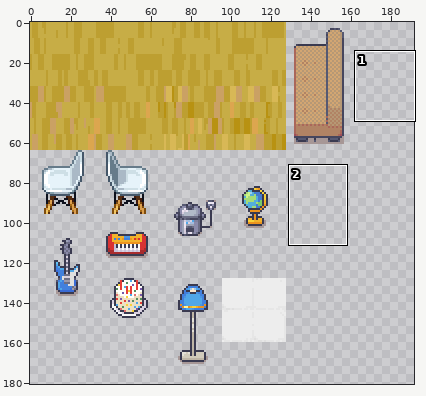
Sprite sheet: tileset_hs18.png. Above, an overview of the earlier version with the close-up marked.
Close-up. Earlier state:
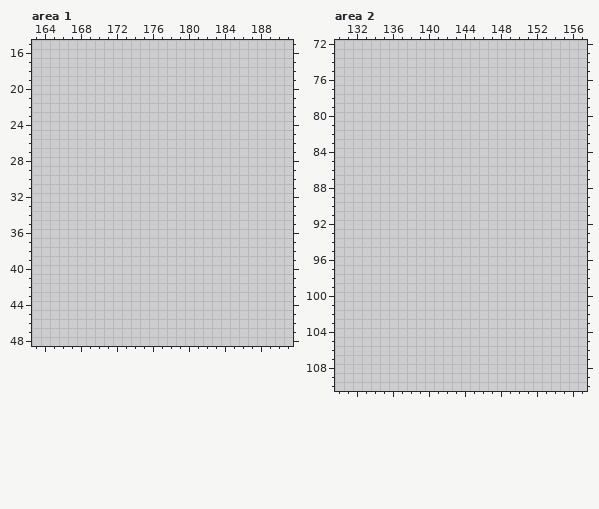
The file is 192x192 pixels. Colours within 5 levels of each other are drawn and written as one. Shown: area 1: x 163..191, y 15..48; area 2: x 130..157, y 72..110. The wide view leaves out empty margins. The commit also changed other parts of the picture, which this record leaves out.
Palette (. is transparent): 
After:
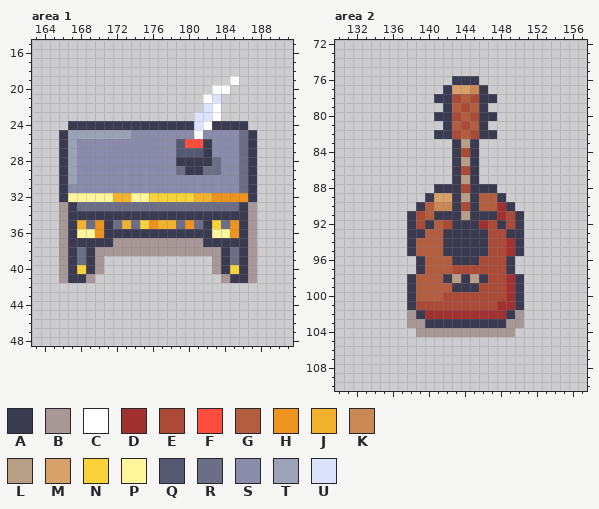
Colours new in this view: A #3a3a50  B #a79796  C #ffffff  D #a13030  E #ab4a36  F #ff4e3e  G #b35e3f  H #ed931e  J #f2b22b  K #ca8854  L #b99e86  M #d9a16a  N #f8d239  P #fff59a  Q #565972  R #6c6e85  S #8b8bab  T #9da3b7  U #dbe3ff
Diff:
Changed rows in their new state; - is an unchanged pixel.
Area 1:
first column x 166:
19 -------------------C--
20 -----------------CC---
21 ----------------CU----
22 ----------------UC----
23 ---------------UUC----
24 -AAAAAAAAAAAAAAUCAAAA-
25 ATTTTTTTSSSSSSSCSSSSRA
26 ATSSSSSSSSSSSQFFASSSRA
27 ATSSSSSSSSSSSQQQASSSRA
28 ATSSSSSSSSSSSAAAARSSRA
29 ATSSSSSSSSSSSRAARRSSRA
30 ATSSSSSSSSSSSSSSSSSSRA
31 ASSSSSSSSSSSSSSSSSSSRA
32 APPPPPJJPPNNNNNJJHHHHA
33 BARRRRRRRRRRRRRRRRRRAB
34 BAAAAAAAAAAAAAAAAAAAAB
35 BAJRHARJRNHJJRHRANRHAB
36 BAPPHAAAAAAAAAAAAPPHAB
37 BAAAAABBBBBBBBBBAAAAAB
38 BARABBBBBBBBBBBBBBARAB
39 BARAB------------BARAB
40 BANAB------------BANAB
41 BAAB--------------BAAB
Area 2:
first column x 138:
 76 -----AAA-----
 77 ----AMMKA----
 78 ---AAEGEAA---
 79 ----AGEGA----
 80 ---AAEGEAA---
 81 ----AGEGA----
 82 ---AAEGEAA---
 83 -----ALA-----
 84 -----AEA-----
 85 -----ALA-----
 86 -----AEA-----
 87 -----ALA-----
 88 ---AAAEAAA---
 89 --AMMALAGGA--
 90 -AGKKAEAGGDA-
 91 AEGAAALAAADEA
 92 AEAGEAAADEAEA
 93 AAGGAAAAAEEAA
 94 AGGGAAAAAEEDA
 95 AGGGAAAAAEEDA
 96 -AGGGAAAEEEA-
 97 -AGGGEEEEEEA-
 98 AGGGALALAEEDA
 99 AGGGGAAAEEEDA
100 AGGGEEEEEEEDA
101 AEEEEEEEEEDDA
102 BADDDDDDDDDAB
103 BBAAAAAAAAABB
104 -BBBBBBBBBBB-
Pixel boxes of the changes (left, top, right, bottom) in both close-ups:
added: (59, 76, 257, 283)
added: (407, 76, 524, 337)
